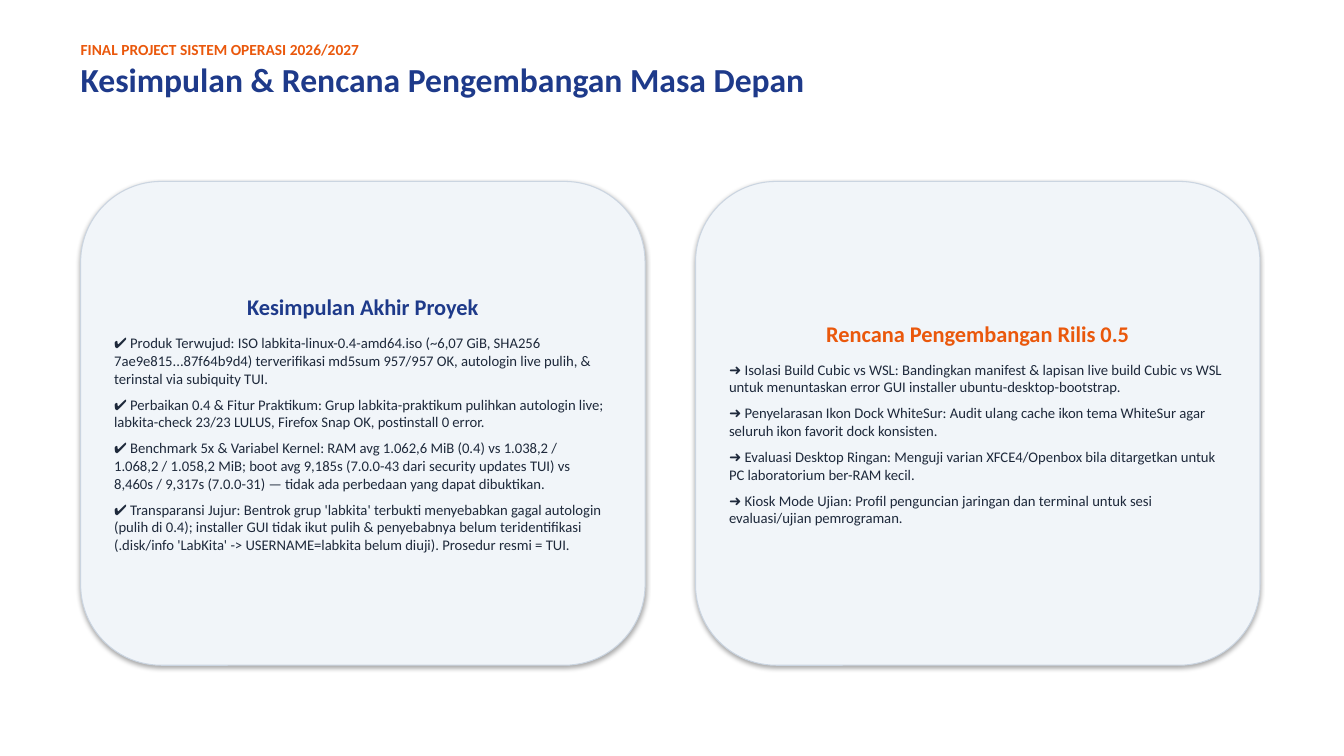
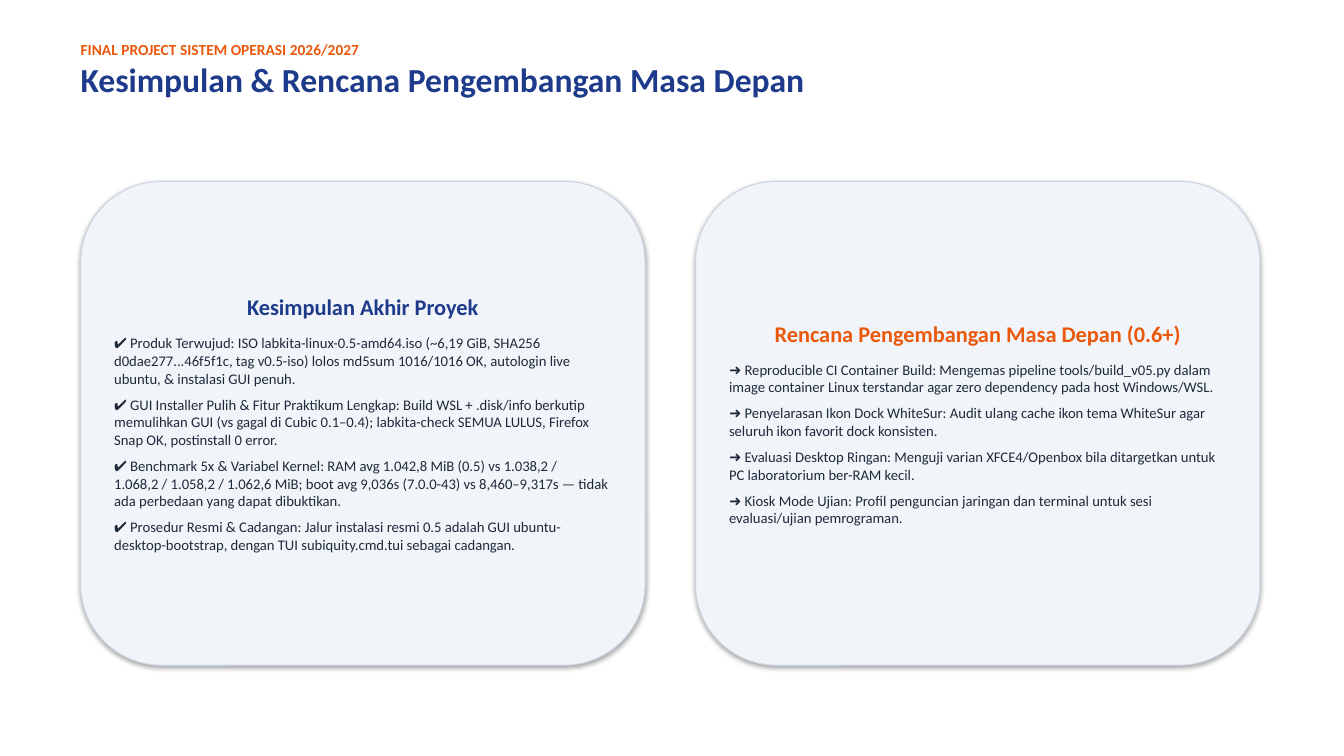
Before and after one commit to luvices/labkita, a slide deck: slide 12 of docs/presentation/labkita-presentation.pptx. Drawn at 1344x756 pixels with LibreOffice and Linux fonts; fonts in the diff are those of the drawing. Boxes give left, top, right and bottom in pixels: in the first picture for what was removed or moved away, otherwise in the second. Text is boxed around its words. In the diff, an @@ line names an element or a change of style, - is before the commit and + after.

Commit message:
docs(v05): update docs, report PDF, and slides for LabKita Linux 0.5 GUI release

```diff
--- a/docs/presentation/labkita-presentation.pptx
+++ b/docs/presentation/labkita-presentation.pptx
@@ text in rounded rectangle at box(729, 325, 1213, 395): text changed @@
-Rencana Pengembangan Rilis 0.5
-➜ Isolasi Build Cubic vs WSL: Bandingkan manifest & lapisan live build Cubic vs WSL untuk menuntaskan error GUI installer ubuntu-desktop-bootstrap.
+Rencana Pengembangan Masa Depan (0.6+)
+➜ Reproducible CI Container Build: Mengemas pipeline tools/build_v05.py dalam image container Linux terstandar agar zero dependency pada host Windows/WSL.
@@ text in rounded rectangle at box(114, 337, 607, 553): text changed @@
-✔ Produk Terwujud: ISO labkita-linux-0.4-amd64.iso (~6,07 GiB, SHA256 7ae9e815...87f64b9d4) terverifikasi md5sum 957/957 OK, autologin live pulih, & terinstal via subiquity TUI.
-✔ Perbaikan 0.4 & Fitur Praktikum: Grup labkita-praktikum pulihkan autologin live; labkita-check 23/23 LULUS, Firefox Snap OK, postinstall 0 error.
-✔ Benchmark 5x & Variabel Kernel: RAM avg 1.062,6 MiB (0.4) vs 1.038,2 / 1.068,2 / 1.058,2 MiB; boot avg 9,185s (7.0.0-43 dari security updates TUI) vs 8,460s / 9,317s (7.0.0-31) — tidak ada perbedaan yang dapat dibuktikan.
-✔ Transparansi Jujur: Bentrok grup 'labkita' terbukti menyebabkan gagal autologin (pulih di 0.4); installer GUI tidak ikut pulih & penyebabnya belum teridentifikasi (.disk/info 'LabKita' -> USERNAME=labkita belum diuji). Prosedur resmi = TUI.
+✔ Produk Terwujud: ISO labkita-linux-0.5-amd64.iso (~6,19 GiB, SHA256 d0dae277...46f5f1c, tag v0.5-iso) lolos md5sum 1016/1016 OK, autologin live ubuntu, & instalasi GUI penuh.
+✔ GUI Installer Pulih & Fitur Praktikum Lengkap: Build WSL + .disk/info berkutip memulihkan GUI (vs gagal di Cubic 0.1–0.4); labkita-check SEMUA LULUS, Firefox Snap OK, postinstall 0 error.
+✔ Benchmark 5x & Variabel Kernel: RAM avg 1.042,8 MiB (0.5) vs 1.038,2 / 1.068,2 / 1.058,2 / 1.062,6 MiB; boot avg 9,036s (7.0.0-43) vs 8,460–9,317s — tidak ada perbedaan yang dapat dibuktikan.
+✔ Prosedur Resmi & Cadangan: Jalur instalasi resmi 0.5 adalah GUI ubuntu-desktop-bootstrap, dengan TUI subiquity.cmd.tui sebagai cadangan.
```
Also in this commit, not shown: 9 other slides changed, 7 other files.
